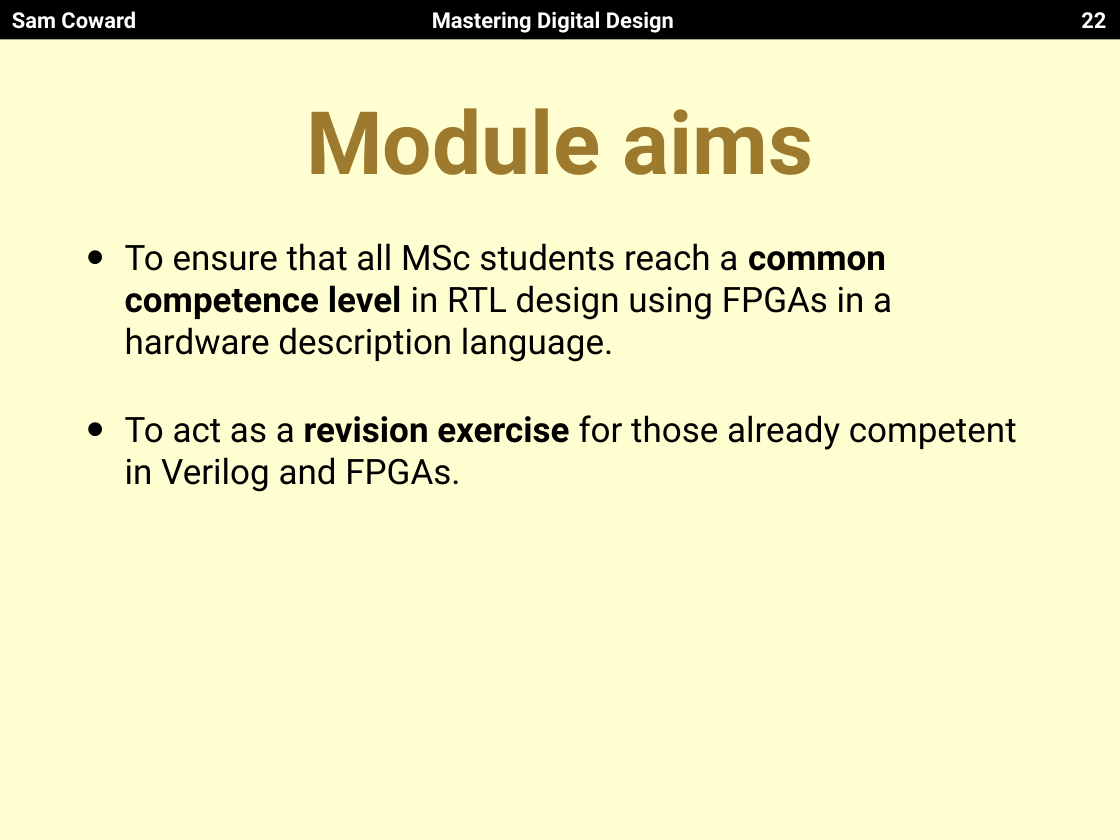
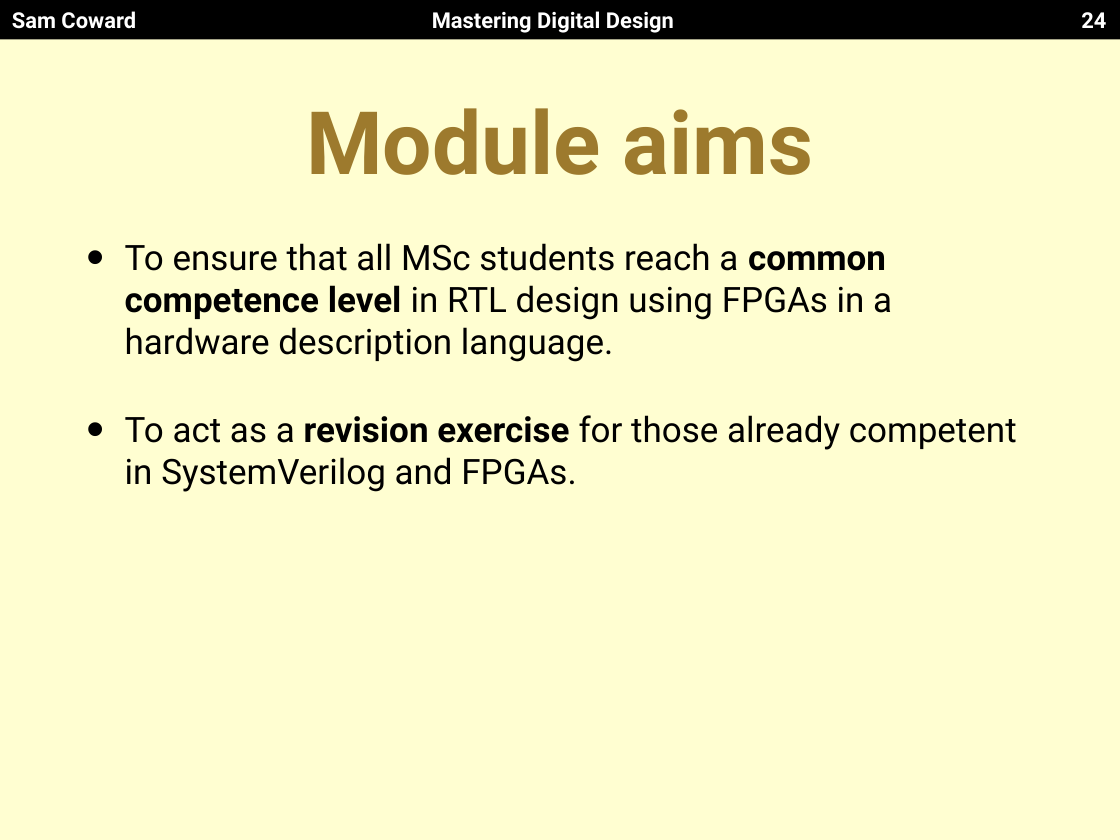
Before and after one commit to Mastering-Digital-Design/Lab-Module, a slide deck: slide 24 of lectures/lecture4.pptx (slide 22 before the commit). Drawn at 1120x840 pixels with LibreOffice and Linux fonts; fonts in the diff are those of the drawing. Boxes give left, top, right and bottom in pixels: in the first picture for what was removed or moved away, otherwise in the second. Text is boxed around its words. In the diff, an @@ line names an element or a change of style, - is before the commit and + after.

```diff
--- a/lectures/lecture4.pptx
+++ b/lectures/lecture4.pptx
@@ page number at box(1081, 12, 1106, 28): text changed @@
-22
+24
@@ text at box(125, 415, 1017, 492): text changed @@
-• To act as a revision exercise for those already competent in Verilog and FPGAs.
+• To act as a revision exercise for those already competent in SystemVerilog and FPGAs.
```
Also in this commit, not shown: 6 other slides changed, 10 slides added.
